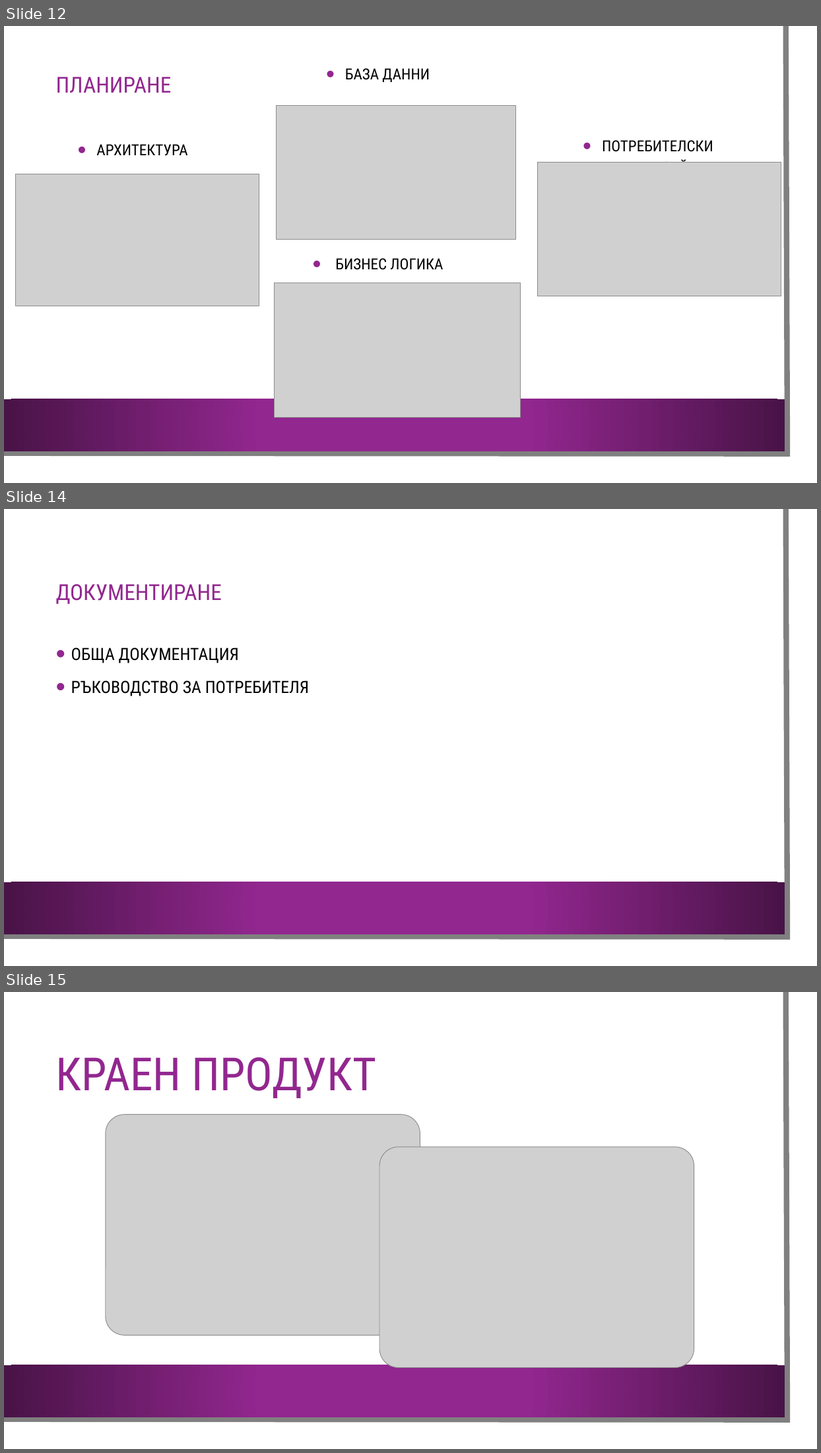
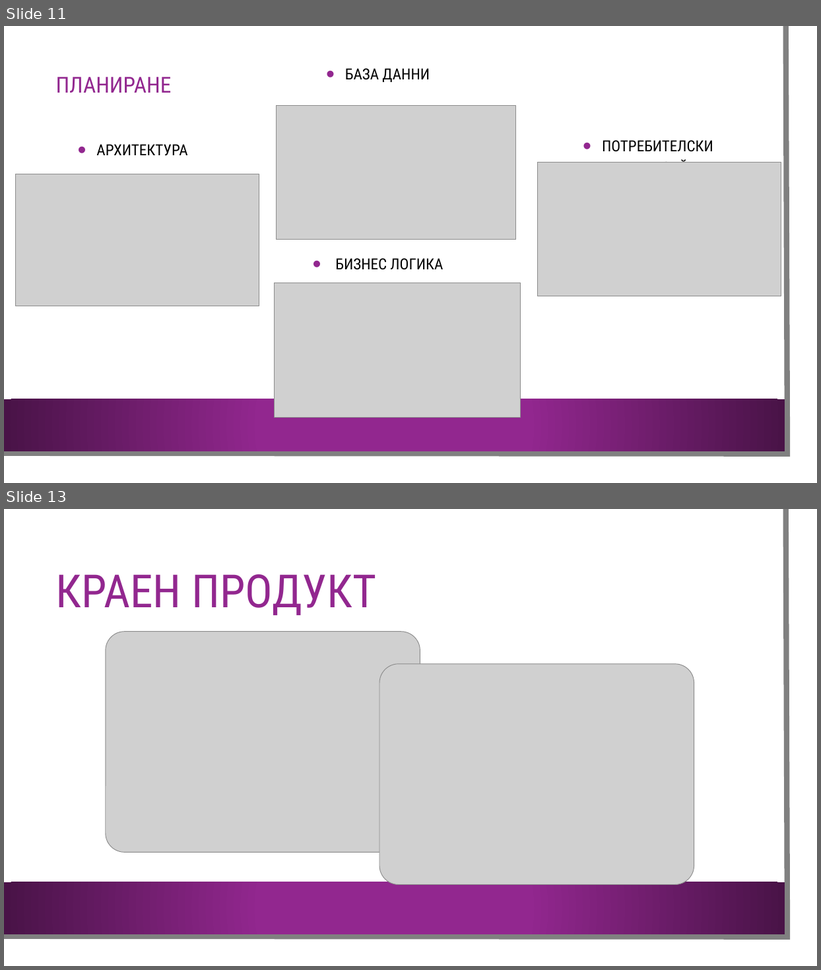
Before and after one commit to RadoslavKolev/DreamMovie, a slide deck: Документация/Презентация - Dream Movie.pptx. Shown one above the other, each under a label of ours: slides 12, 14 and 15 before the commit, slides 11 and 13 after it; the slides between them are not shown. The pictures are 821x1453 and 821x970 pixels, drawn with LibreOffice and Linux fonts; fonts in the diff are those of the drawing; grey boxes stand for pictures; background and template pictures are left out. Boxes give left, top, right and bottom in pixels: in the first picture for what was removed or moved away, otherwise in the second. Text is boxed around its words. In the diff, an @@ line names an element or a change of style, - is before the commit and + after.

```diff
--- a/Документация/Презентация - Dream Movie.pptx
+++ b/Документация/Презентация - Dream Movie.pptx
@@ slide 14 removed at box(4, 509, 817, 966), background picture (left out); not listed: 3 template elements that a slide beside it also shows @@
@@ title removed at box(56, 584, 222, 604) @@
-ДОКУМЕНТИРАНЕ
@@ text removed at box(71, 648, 310, 696) @@
-• ОБЩА ДОКУМЕНТАЦИЯ
-• РЪКОВОДСТВО ЗА ПОТРЕБИТЕЛЯ
@@ what was slide 12 is now slide 11 @@
@@ what was slide 15 is now slide 13 @@
```
Also in this commit, not shown: 4 slides changed, 1 other slide removed, 2 other files.
